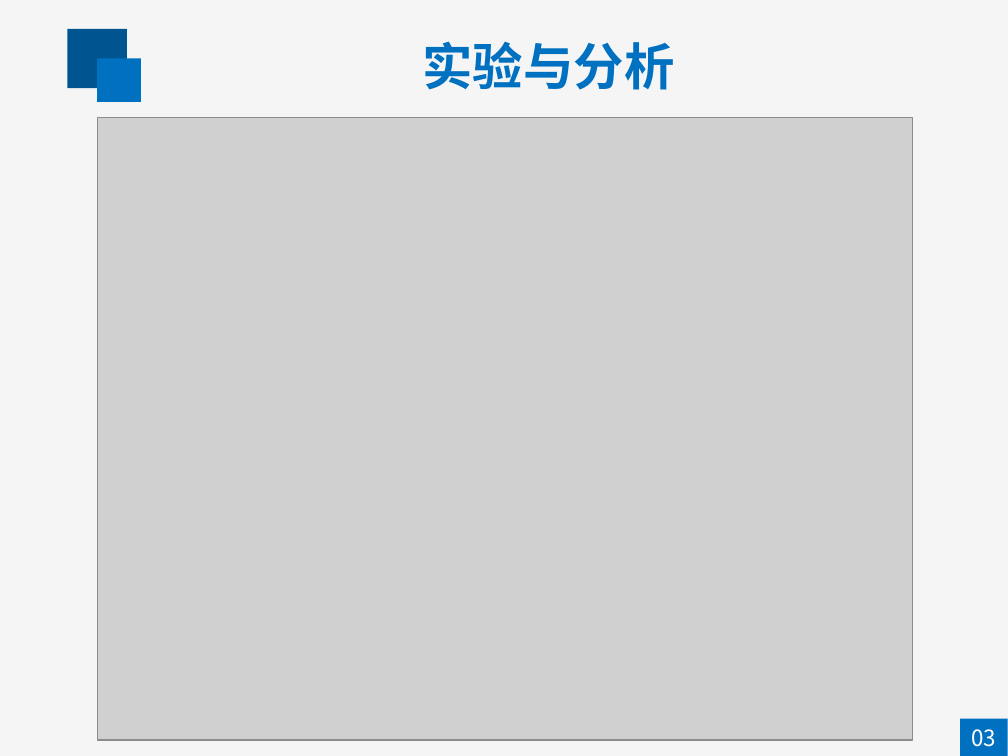
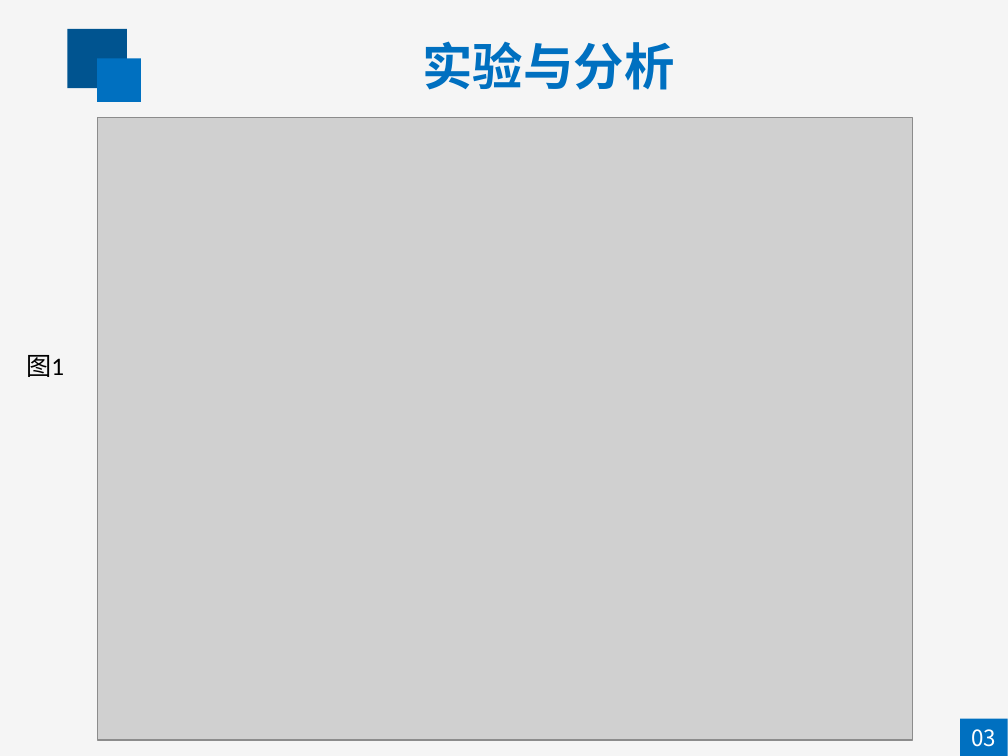
Before and after one commit to ZHuiLBo/PaperBK, a slide deck: slide 26 of 赵惠答辩（删）.pptx. Drawn at 1008x756 pixels with LibreOffice and Linux fonts; fonts in the diff are those of the drawing; grey boxes stand for pictures. Boxes give left, top, right and bottom in pixels: in the first picture for what was removed or moved away, otherwise in the second. Text is boxed around its words. In the diff, an @@ line names an element or a change of style, - is before the commit and + after.

```diff
--- a/赵惠答辩（删）.pptx
+++ b/赵惠答辩（删）.pptx
@@ text added at [26,355,64,377], 18 pt, text #000000 @@
+图1
```
Also in this commit, not shown: 2 other slides changed.
